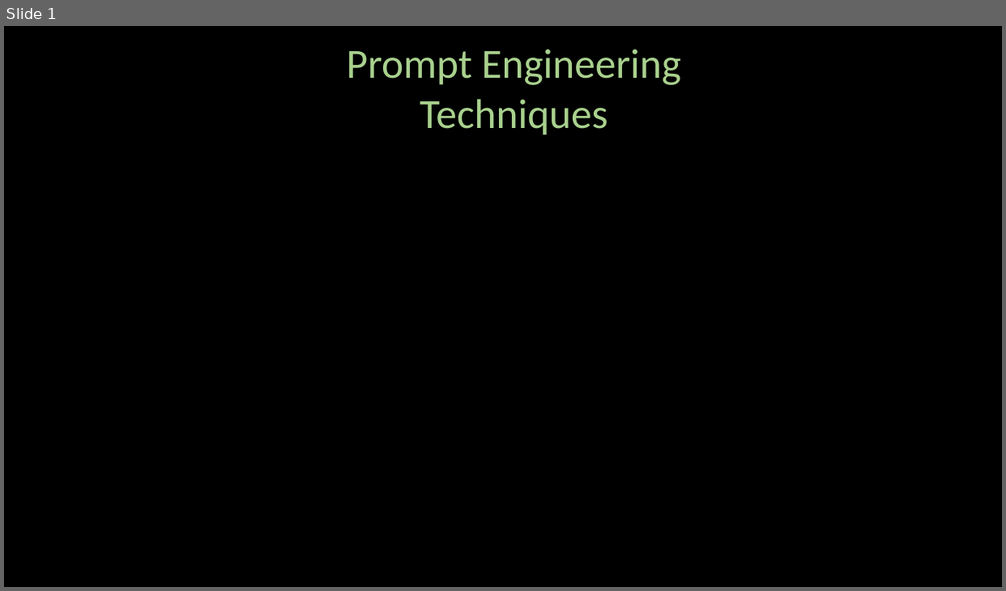
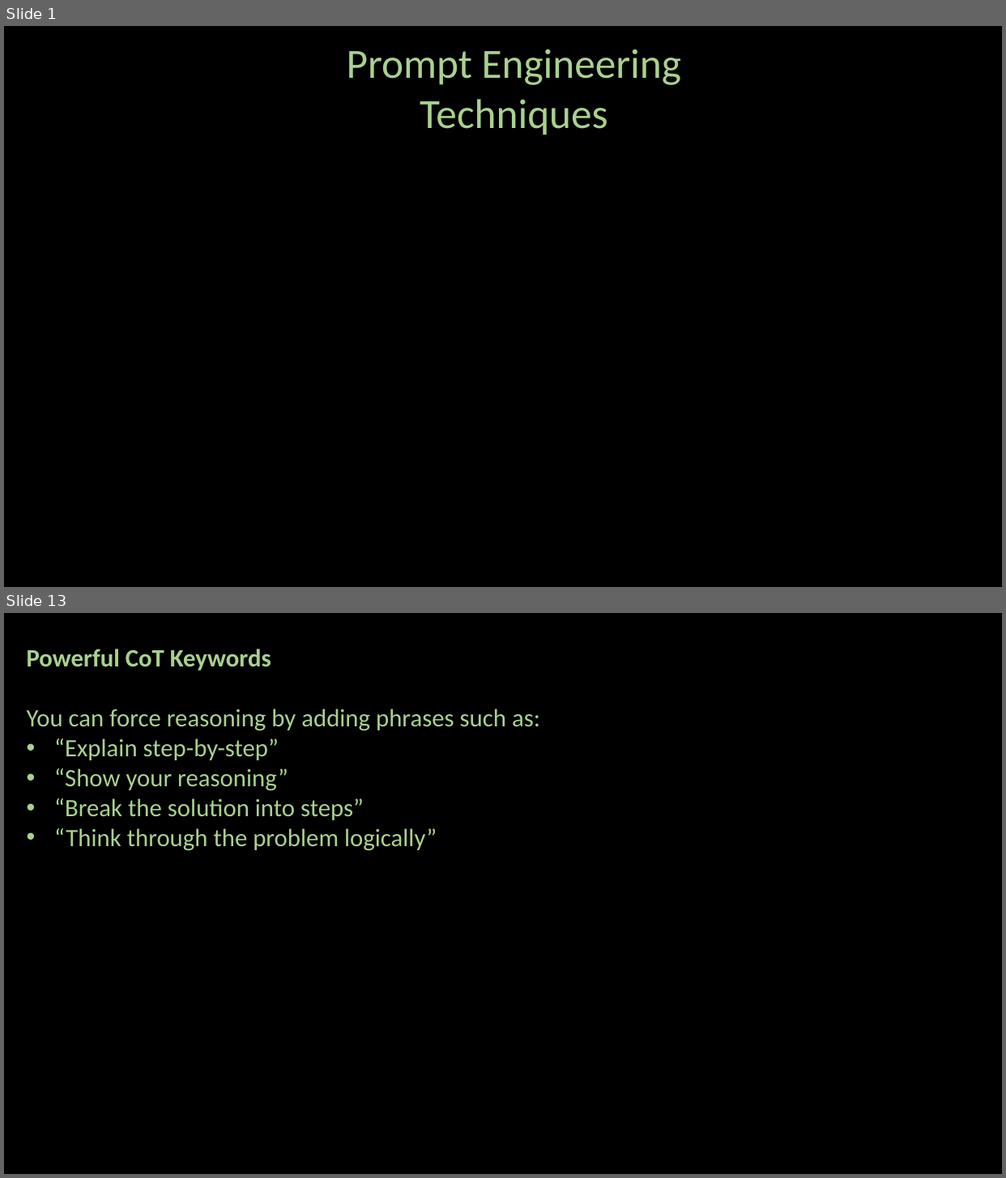
Before and after one commit to ash322ash422/youtube, a slide deck: prompt_engineering/pe-2-techniques.pptx. Shown one above the other, each under a label of ours: slide 1 before the commit, slides 1 and 13 after it; the slides between them are not shown. The pictures are 1006x591 and 1006x1178 pixels, drawn with LibreOffice and Linux fonts; fonts in the diff are those of the drawing; background and template pictures are left out. Boxes give left, top, right and bottom in pixels: in the first picture for what was removed or moved away, otherwise in the second. Text is boxed around its words. In the diff, an @@ line names an element or a change of style, - is before the commit and + after.

```diff
--- a/prompt_engineering/pe-2-techniques.pptx
+++ b/prompt_engineering/pe-2-techniques.pptx
@@ slide 13 added at box(4, 613, 1002, 1174), background #000000 @@
@@ text added at box(27, 649, 540, 851), 24 pt, text #A9D18E @@
+Powerful CoT Keywords
+You can force reasoning by adding phrases such as:
+• “Explain step-by-step”
+• “Show your reasoning”
+• “Break the solution into steps”
+• “Think through the problem logically”
```
Also in this commit, not shown: 19 other slides added, 1 slide removed, 12 other files.
